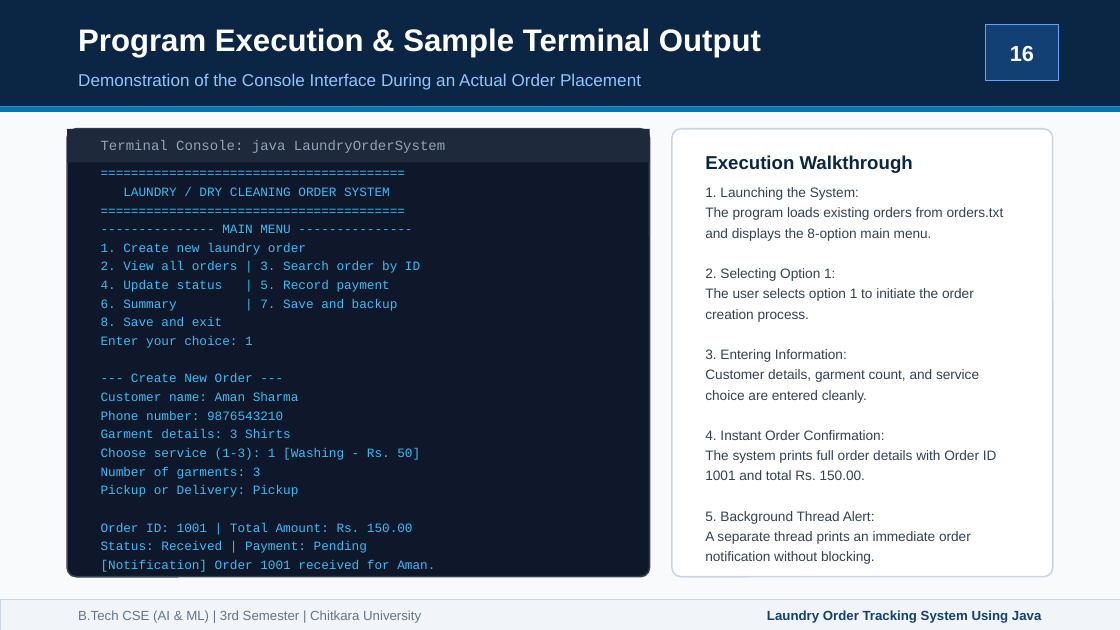
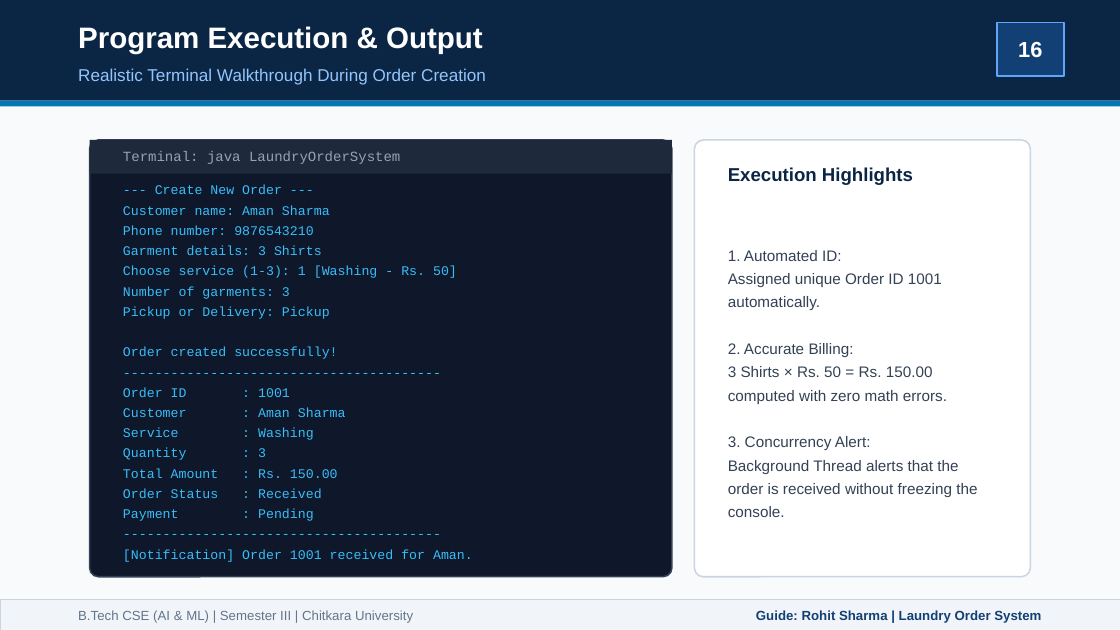
Before and after one commit to Tanmay-Arora19/Laundry-Management-System, a slide deck: slide 16 of Laundry_Management_System_Presentation.pptx. Drawn at 1120x630 pixels with LibreOffice and Linux fonts; fonts in the diff are those of the drawing. Boxes give left, top, right and bottom in pixels: in the first picture for what was removed or moved away, otherwise in the second. Text is boxed around its words. In the diff, an @@ line names an element or a change of style, - is before the commit and + after.

Commit message:
Compress presentation content, add exact team member details, and update faculty guide to Rohit Sharma

```diff
--- a/Laundry_Management_System_Presentation.pptx
+++ b/Laundry_Management_System_Presentation.pptx
@@ rectangle: place and size @@
-rectangle at (0, 0, 1120, 106)
+rectangle at (0, 0, 1120, 101)
@@ text at (78, 26, 483, 54): text changed; size 20 to 19 pt @@
-Program Execution & Sample Terminal Output
+Program Execution & Output
@@ text "16": place and size @@
-text "16" at (1010, 46, 1034, 62)
+text "16" at (1018, 42, 1042, 58)
@@ rectangle: place and size @@
-rectangle at (986, 25, 1058, 81)
+rectangle at (997, 22, 1064, 76)
@@ text at (78, 68, 486, 85): text changed @@
-Demonstration of the Console Interface During an Actual Order Placement
+Realistic Terminal Walkthrough During Order Creation
@@ rectangle: place and size @@
-rectangle at (0, 106, 1120, 112)
+rectangle at (0, 101, 1120, 106)
@@ rounded rectangle at (90, 140, 672, 577): proportions changed @@
@@ rounded rectangle: place and size @@
-rounded rectangle at (67, 129, 650, 577)
+rounded rectangle at (90, 140, 672, 577)
@@ rectangle: place and size @@
-rectangle at (67, 129, 650, 162)
+rectangle at (90, 140, 672, 174)
@@ rounded rectangle: place and size @@
-rounded rectangle at (672, 129, 1053, 577)
+rounded rectangle at (694, 140, 1030, 577)
@@ rounded rectangle at (694, 140, 1030, 577): proportions changed @@
@@ text "--- Create New Order ---": place and size @@
-text "--- Create New Order ---" at (101, 187, 435, 572)
+text "--- Create New Order ---" at (123, 185, 473, 562)
@@ text at (123, 151, 400, 164): text changed @@
-Terminal Console: java LaundryOrderSystem
+Terminal: java LaundryOrderSystem
@@ text at (728, 167, 913, 185): text changed @@
-Execution Walkthrough
+Execution Highlights
@@ text at (101, 187, 420, 348): paragraphs removed @@
-========================================
-LAUNDRY / DRY CLEANING ORDER SYSTEM
-========================================
---------------- MAIN MENU ---------------
-1. Create new laundry order
-2. View all orders | 3. Search order by ID
-4. Update status | 5. Record payment
-6. Summary | 7. Save and backup
-8. Save and exit
-Enter your choice: 1
@@ text at (123, 185, 473, 562): size 8.2 to 8.5 pt in "--- Create New Order ---", "Customer name: Aman Sharma", "Phone number: 9876543210", "Garment details: 3 Shirts" and 4 more places; line spacing 12pt to 13pt @@
@@ text at (728, 250, 958, 474): text changed; size 8.8 to 9.8 pt @@
-1. Launching the System:
-The program loads existing orders from orders.txt and displays the 8-option main menu.
-2. Selecting Option 1:
-The user selects option 1 to initiate the order creation process.
-3. Entering Information:
-Customer details, garment count, and service choice are entered cleanly.
-4. Instant Order Confirmation:
-The system prints full order details with Order ID 1001 and total Rs. 150.00.
-5. Background Thread Alert:
-A separate thread prints an immediate order notification without blocking.
+1. Automated ID:
+Assigned unique Order ID 1001 automatically.
+2. Accurate Billing:
+3 Shirts × Rs. 50 = Rs. 150.00 computed with zero math errors.
+3. Concurrency Alert:
+Background Thread alerts that the order is received without freezing the console.
@@ text at (123, 347, 346, 521): text changed; size 8.2 to 8.5 pt @@
-Order ID: 1001 | Total Amount: Rs. 150.00
-Status: Received | Payment: Pending
+Order created successfully!
+----------------------------------------
+Order ID : 1001
+Customer : Aman Sharma
+Service : Washing
+Quantity : 3
+Total Amount : Rs. 150.00
+Order Status : Received
+Payment : Pending
+----------------------------------------
@@ text at (78, 610, 413, 623): text changed @@
-B.Tech CSE (AI & ML) | 3rd Semester | Chitkara University
+B.Tech CSE (AI & ML) | Semester III | Chitkara University
@@ text at (756, 610, 1041, 623): text changed @@
-Laundry Order Tracking System Using Java
+Guide: Rohit Sharma | Laundry Order System
```
Also in this commit, not shown: 17 other slides changed, 2 slides added, 2 slides removed, 2 other files.
